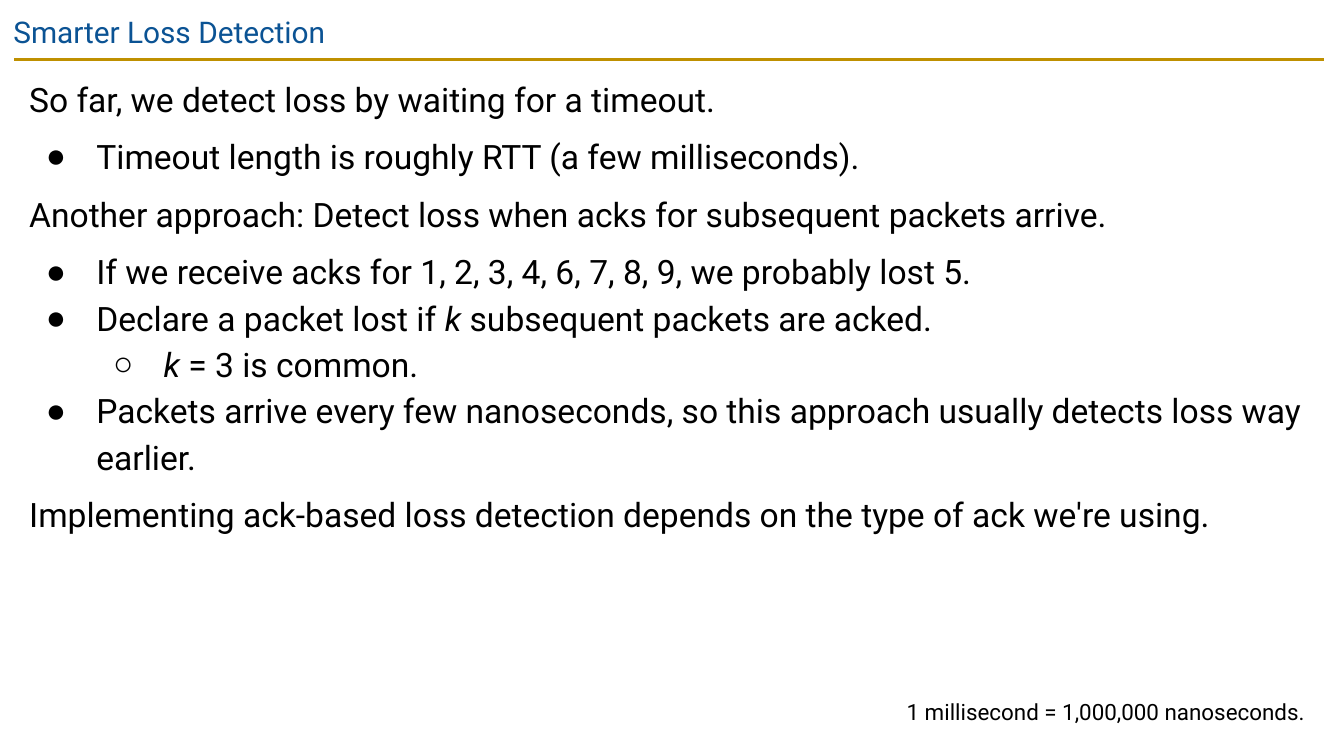
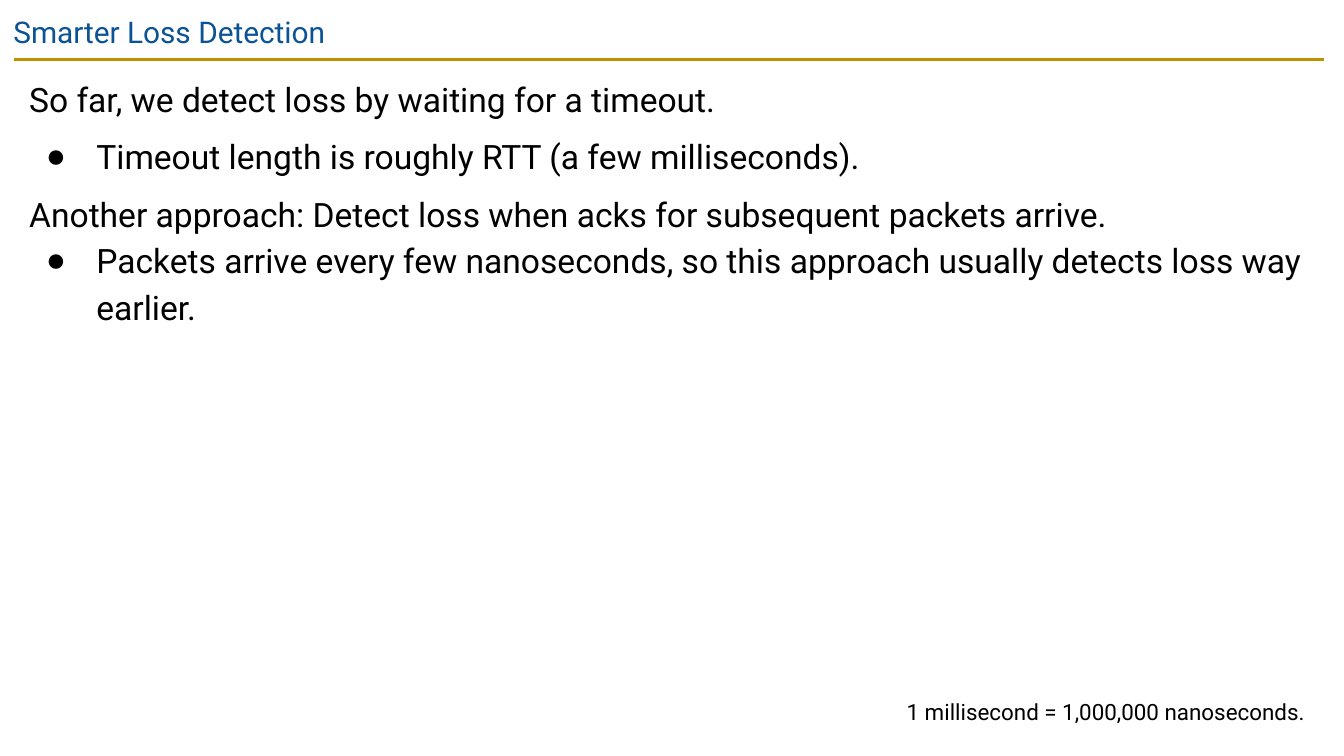
Before and after one commit to guhofstra/CSC175Sp26, a slide deck: slide 57 of PPTs/Lecture 10 - Reliability.pptx (slide 56 before the commit). Drawn at 1344x756 pixels with LibreOffice and Linux fonts; fonts in the diff are those of the drawing. Boxes give left, top, right and bottom in pixels: in the first picture for what was removed or moved away, otherwise in the second. Text is boxed around its words. In the diff, an @@ line names an element or a change of style, - is before the commit and + after.

```diff
--- a/PPTs/Lecture 10 - Reliability.pptx
+++ b/PPTs/Lecture 10 - Reliability.pptx
@@ text at [96, 258, 971, 378]: paragraphs removed @@
-● If we receive acks for 1, 2, 3, 4, 6, 7, 8, 9, we probably lost 5.
-● Declare a packet lost if k subsequent packets are acked.
-  ○ k = 3 is common.
@@ text at [29, 501, 1209, 534]: paragraph removed @@
-Implementing ack-based loss detection depends on the type of ack we're using.
```
Also in this commit, not shown: 9 other slides changed, 1 slide added, 2 slides removed, 30 other files.
